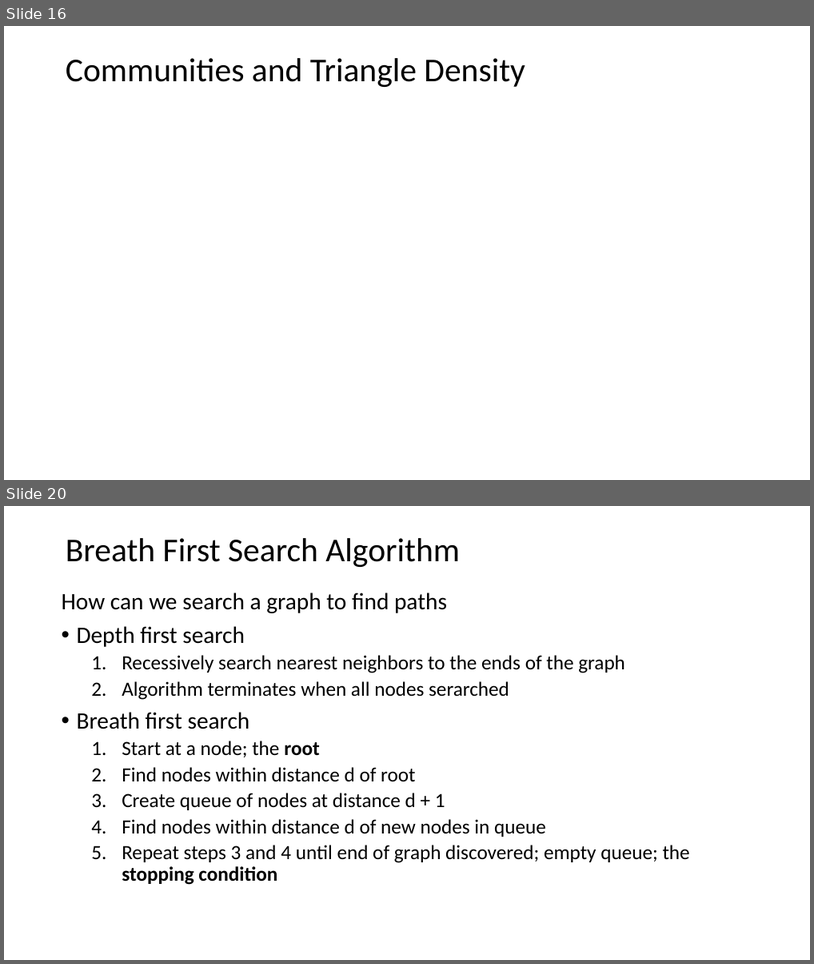
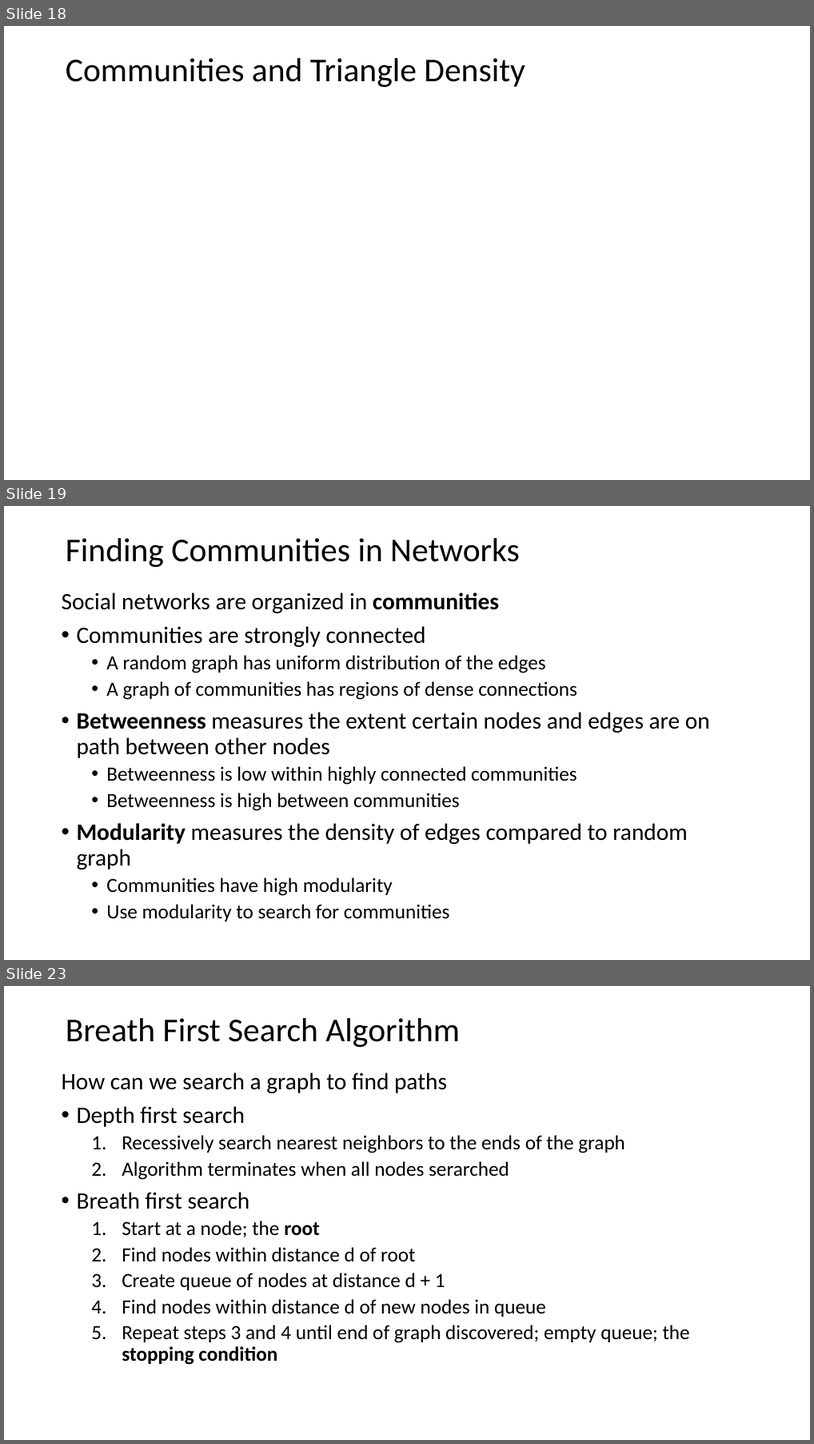
Before and after one commit to StephenElston/CSCI-E-108, a slide deck: slides/9_SocialNetworkAnalysis.pptx. Shown one above the other, each under a label of ours: slides 16 and 20 before the commit, slides 18, 19 and 23 after it; the slides between them are not shown. The pictures are 814x964 and 814x1444 pixels, drawn with LibreOffice and Linux fonts; fonts in the diff are those of the drawing; grey boxes stand for pictures. Boxes give left, top, right and bottom in pixels: in the first picture for what was removed or moved away, otherwise in the second. Text is boxed around its words. In the diff, an @@ line names an element or a change of style, - is before the commit and + after.

```diff
--- a/slides/9_SocialNetworkAnalysis.pptx
+++ b/slides/9_SocialNetworkAnalysis.pptx
@@ slide 19 added at (4, 506, 810, 960), background #FFFFFF @@
@@ title added at (66, 538, 520, 567), 39.6 pt, text #000000 @@
+Finding Communities in Networks
@@ text added at (62, 592, 710, 921), 24 pt, text #000000 @@
+Social networks are organized in communities
+• Communities are strongly connected
+  • A random graph has uniform distribution of the edges
+  • A graph of communities has regions of dense connections
+• Betweenness measures the extent certain nodes and edges are on path between other nodes
+  • Betweenness is low within highly connected communities
+  • Betweenness is high between communities
+• Modularity measures the density of edges compared to random graph
+  • Communities have high modularity
+  • Use modularity to search for communities
@@ what was slide 16 is now slide 18 @@
@@ what was slide 20 is now slide 23 @@
```
Also in this commit, not shown: 9 slides changed, 3 other slides added.
